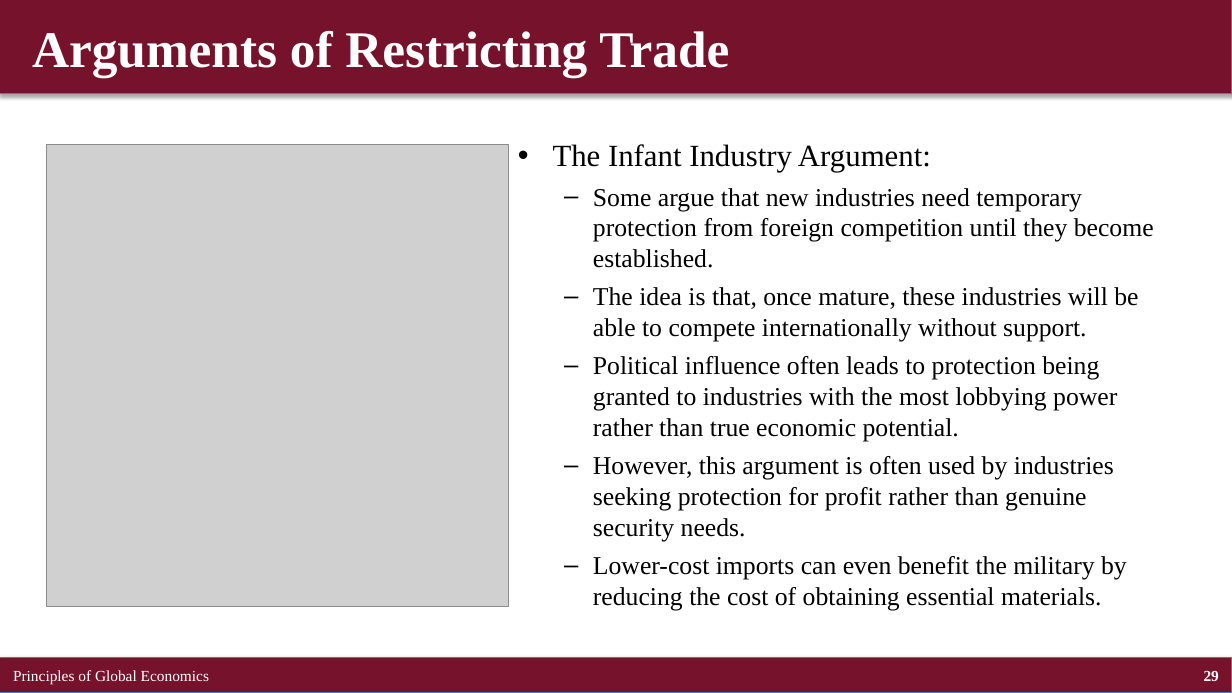
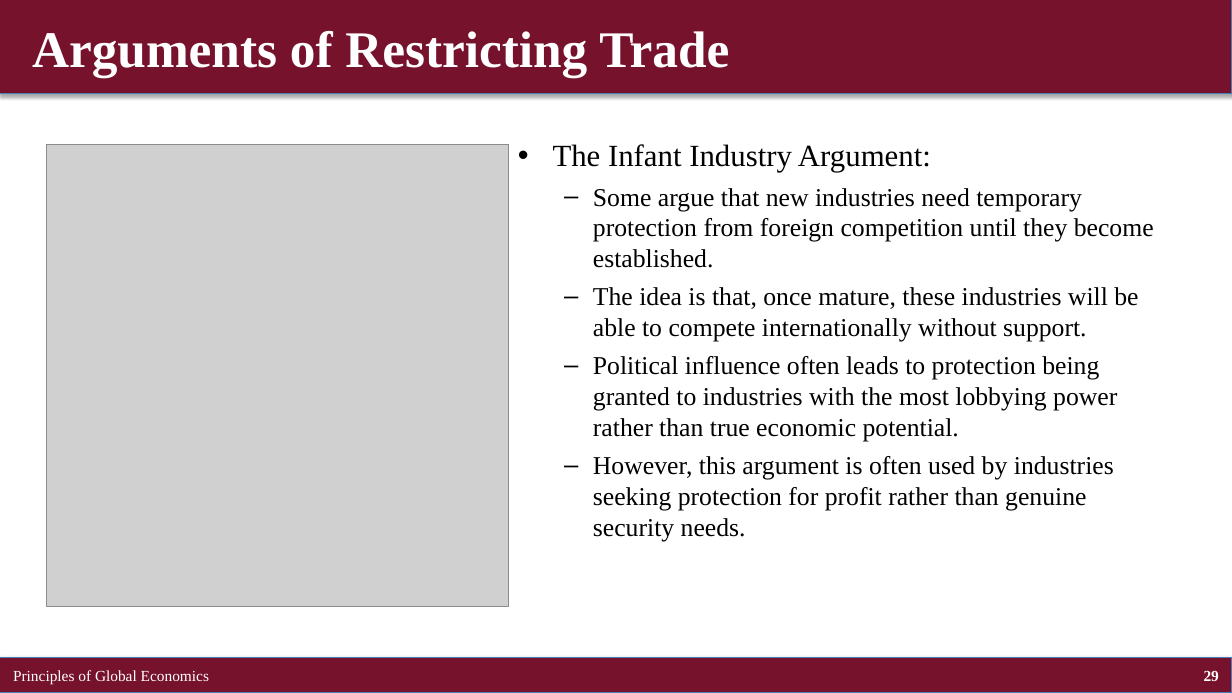
Before and after one commit to brianhwpark/brianhwpark.github.io, a slide deck: slide 29 of files/teaching-resources/concordiacollege-bus-201/bus-201-lecture-note/bus201-ch09.pptx. Drawn at 1232x693 pixels with LibreOffice and Linux fonts; fonts in the diff are those of the drawing; grey boxes stand for pictures. Boxes give left, top, right and bottom in pixels: in the first picture for what was removed or moved away, otherwise in the second. Text is boxed around its words. In the diff, an @@ line names an element or a change of style, - is before the commit and + after.

```diff
--- a/files/teaching-resources/concordiacollege-bus-201/bus-201-lecture-note/bus201-ch09.pptx
+++ b/files/teaching-resources/concordiacollege-bus-201/bus-201-lecture-note/bus201-ch09.pptx
@@ text at <box>593,556,1127,611</box>: paragraph removed @@
-  – Lower-cost imports can even benefit the military by reducing the cost of obtaining essential materials.
```
Also in this commit, not shown: 5 other files.
